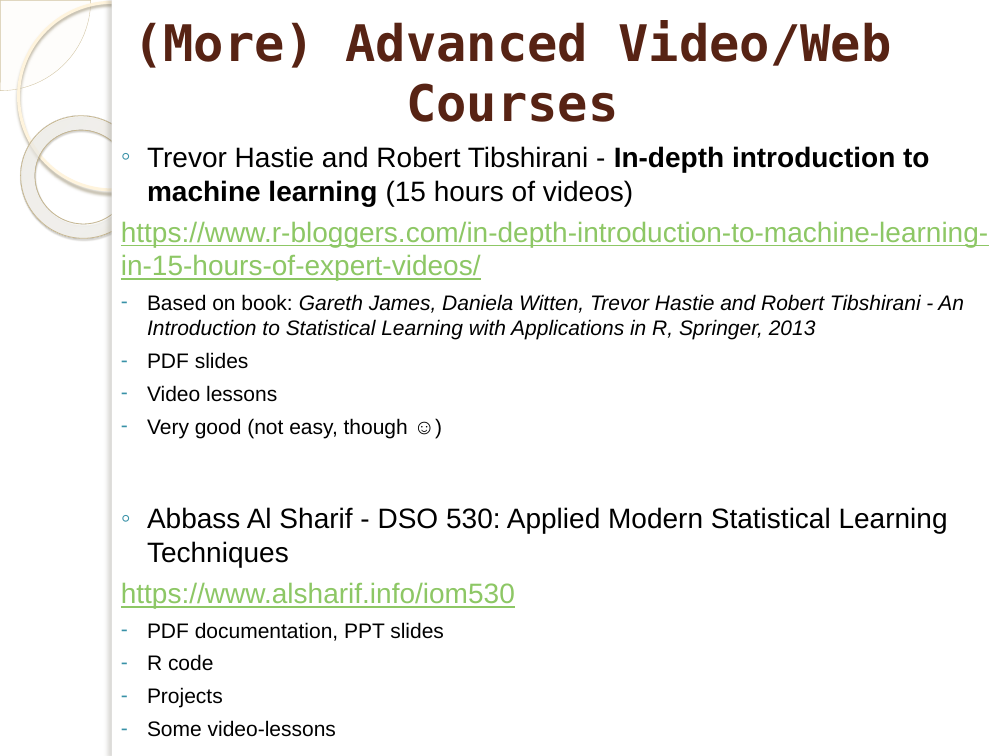
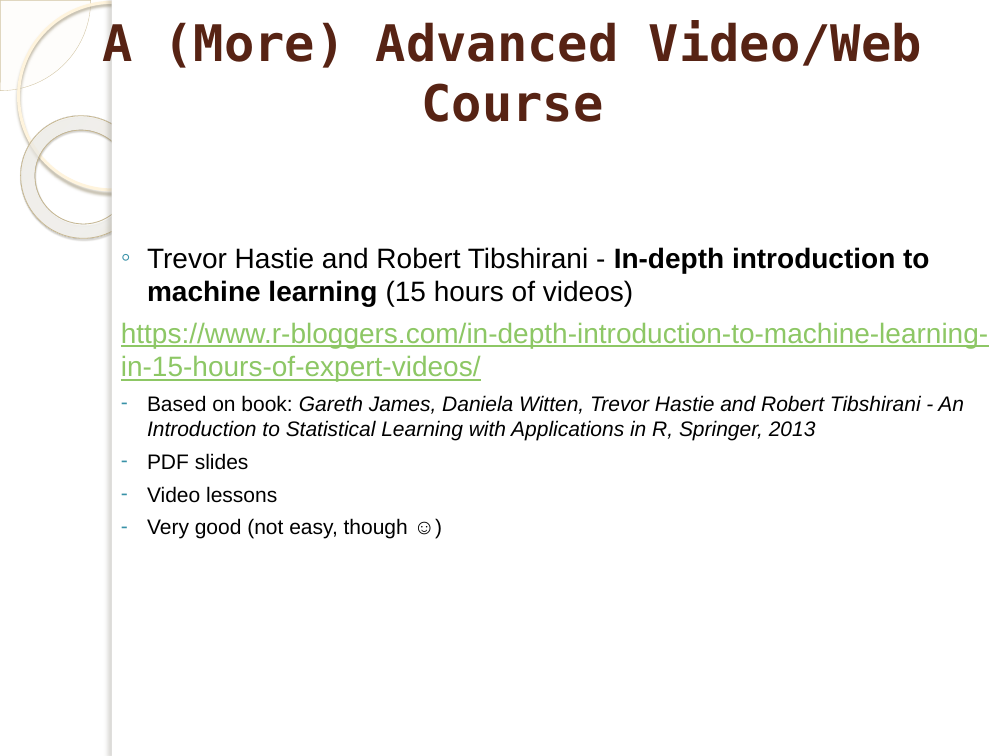
Before and after one commit to marinfotache/Data-Processing-Analysis-Science-with-R, a slide deck: slide 5 of 13 Introduction to Machine Learning and tidymodels ecosystem/13_Introduction to Machine Learning.pptx. Drawn at 1008x756 pixels with LibreOffice and Linux fonts; fonts in the diff are those of the drawing; background and template pictures are left out. Boxes give left, top, right and bottom in pixels: in the first picture for what was removed or moved away, otherwise in the second. Text is boxed around its words. In the diff, an @@ line names an element or a change of style, - is before the commit and + after.

```diff
--- a/13 Introduction to Machine Learning and tidymodels ecosystem/13_Introduction to Machine Learning.pptx
+++ b/13 Introduction to Machine Learning and tidymodels ecosystem/13_Introduction to Machine Learning.pptx
@@ title at box(103, 20, 922, 122): text changed @@
-(More) Advanced Video/Web Courses
+A (More) Advanced Video/Web Course
@@ text "Trevor Hastie and Robert Tibshirani ...": place and size @@
-text "Trevor Hastie and Robert Tibshirani ..." at box(121, 146, 988, 737)
+text "Trevor Hastie and Robert Tibshirani ..." at box(121, 247, 988, 539)
@@ text at box(121, 507, 948, 737): paragraphs removed @@
-  ◦ Abbass Al Sharif - DSO 530: Applied Modern Statistical Learning Techniques
-  https://www.alsharif.info/iom530
-  – PDF documentation, PPT slides
-  – R code
-  – Projects
-  – Some video-lessons
```
Also in this commit, not shown: 13 other slides changed, 1 slide added, 2 slides removed, 2 other files.
